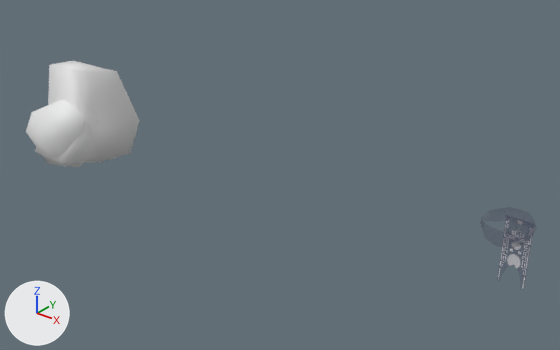
Renders of the Blender file Assets/Models/mesh_dump.blend from each side of a commit.
One viewpoint serves both versions: a camera (50 mm lens) standing at (6.8, -4.93, 3.62) and looking at (2.61, 0.3, 0.38). The lights are fixed; the arrows at lower left show +X, +Y and +Z. The same objects are shown in both versions, whatever each file hides.

Script lines for the objects in view, before the commit:
```python
mat_magusdiffuse_002 = bpy.data.materials.new('MagusDiffuse.002')
mat_magusdiffuse_002.use_nodes = True; mat_magusdiffuse_002.node_tree.nodes.clear()
_N = mat_magusdiffuse_002.node_tree.nodes; _L = mat_magusdiffuse_002.node_tree.links
n0 = _N.new('ShaderNodeBsdfPrincipled'); n0.name = 'Principled BSDF'
n1 = _N.new('ShaderNodeOutputMaterial'); n1.name = 'Material Output'
n2 = _N.new('ShaderNodeTexImage'); n2.name = 'Image Texture'
n2.image = img_magusatlas_002
n3 = _N.new('ShaderNodeTexImage'); n3.name = 'Image Texture.001'
n3.image = img_magusatlas_001
_L.new(n0.outputs[0], n1.inputs[0])  # 'BSDF' to 'Surface'
_L.new(n2.outputs[0], n0.inputs[0])  # 'Color' to 'Base Color'
_L.new(n3.outputs[0], n0.inputs[4])  # 'Color' to 'Alpha'
me_cube_002 = bpy.data.meshes.new('Cube.002')
me_cube_002.from_pydata(...)  # 26 vertices, 24 faces; spans x -0.619..0.279, y -0.498..0.351, z -0.239..0.698
me_cube_002.polygons.foreach_set('use_smooth', [True] * 24)
me_cube_003 = bpy.data.meshes.new('Cube.003')
me_cube_003.from_pydata(...)  # 26 vertices, 24 faces; spans x -0.323..0.311, y -0.471..0.591, z -0.132..1.021
me_cube_003.polygons.foreach_set('use_smooth', [True] * 24)
me_plane_010 = bpy.data.meshes.new('Plane.010')
me_plane_010.from_pydata(...)  # 209 vertices, 148 faces; spans x -0.196..0.196, y -0.198..0.221, z 0.161..0.852
me_plane_010.materials.append(mat_magusdiffuse_002)
ob_rock_2 = bpy.data.objects.new('rock_2', me_cube_002)
ob_rock_2.location = (0.0, 0.0, 0.0)
ob_rock_3 = bpy.data.objects.new('rock_3', me_cube_003)
ob_rock_3.location = (0.0, 0.0, 0.0)
ob_scarfcape = bpy.data.objects.new('ScarfCape', me_plane_010)
ob_scarfcape.location = (5.0, 0.0, 0.0)
```
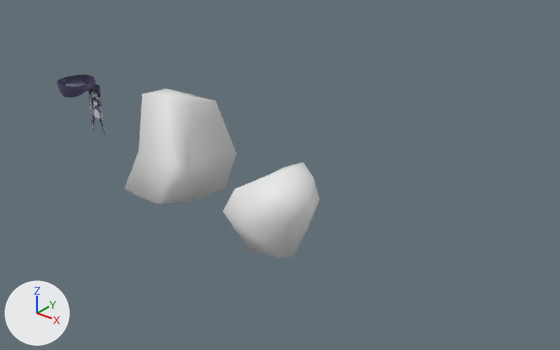
The change, as JSON lines over the scene's bpy script:
```json
{"block": "mat_magusdiffuse_002", "where": "n3 = _N.new('ShaderNodeTexImage'); n3.name = 'Image Texture.001'"}
{"op": "set", "path": "n3.image", "old": "img_magusatlas_001", "new": "img_magusatlas_002"}
{"block": "mat_magusdiffuse_002", "where": "n0 = _N.new('ShaderNodeBsdfPrincipled'); n0.name = 'Principled BSDF'"}
{"op": "remove", "block": "mat_magusdiffuse_002", "code": "_L.new(n3.outputs[0], n0.inputs[4])  # 'Color' to 'Alpha'"}
{"op": "add", "block": "mat_magusdiffuse_002", "code": "_L.new(n3.outputs[1], n0.inputs[4])  # 'Alpha' to 'Alpha'"}
{"op": "set", "path": "ob_rock_2.location", "old": "(0.0, 0.0, 0.0)", "new": "(3.0, 0.0, 0.0)"}
{"op": "set", "path": "ob_rock_3.location", "old": "(0.0, 0.0, 0.0)", "new": "(1.5, 0.0, 0.0)"}
{"op": "set", "path": "ob_scarfcape.location", "old": "(5.0, 0.0, 0.0)", "new": "(0.0, 0.0, 0.0)"}
```

What differs and where, as boxes (x1, y1, x2, y2) in the pictures (560 x 350 px):
```json
{"object": "rock_3", "change": "moved", "before": [35, 60, 140, 163], "after": [125, 89, 237, 204]}
{"object": "rock_2", "change": "moved", "before": [26, 99, 99, 167], "after": [223, 162, 320, 258]}
{"object": "ScarfCape", "change": "surface changed, moved", "before": [498, 220, 533, 289], "after": [57, 74, 105, 135]}
```
